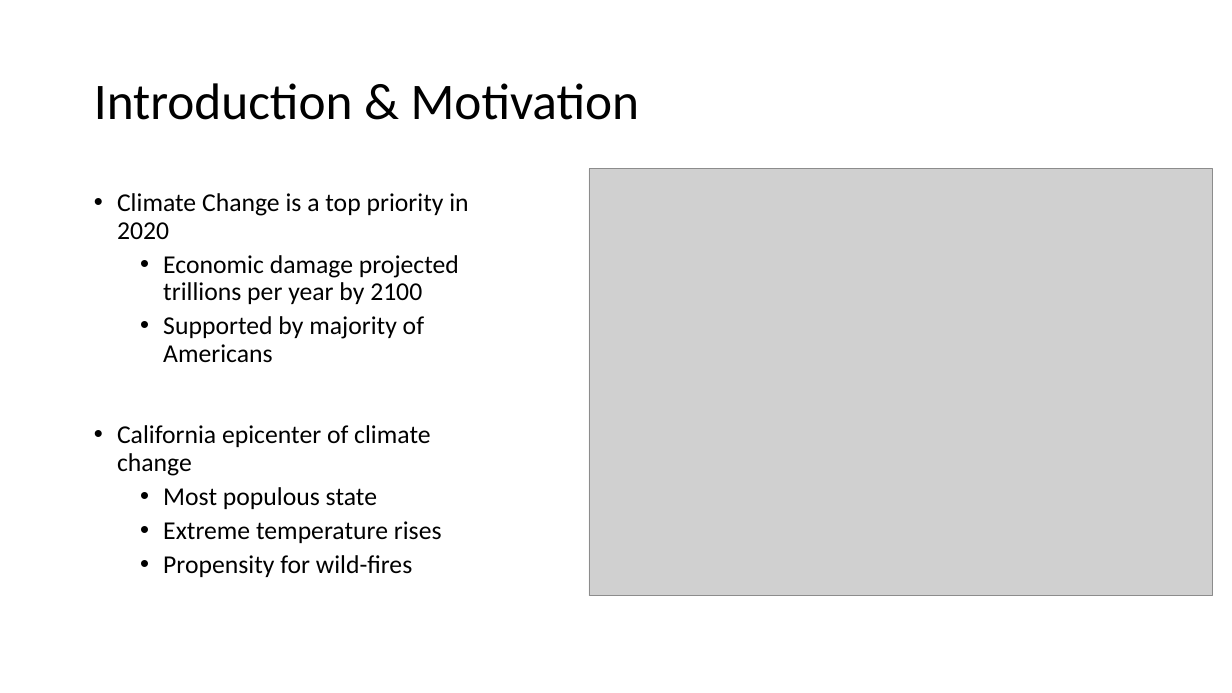
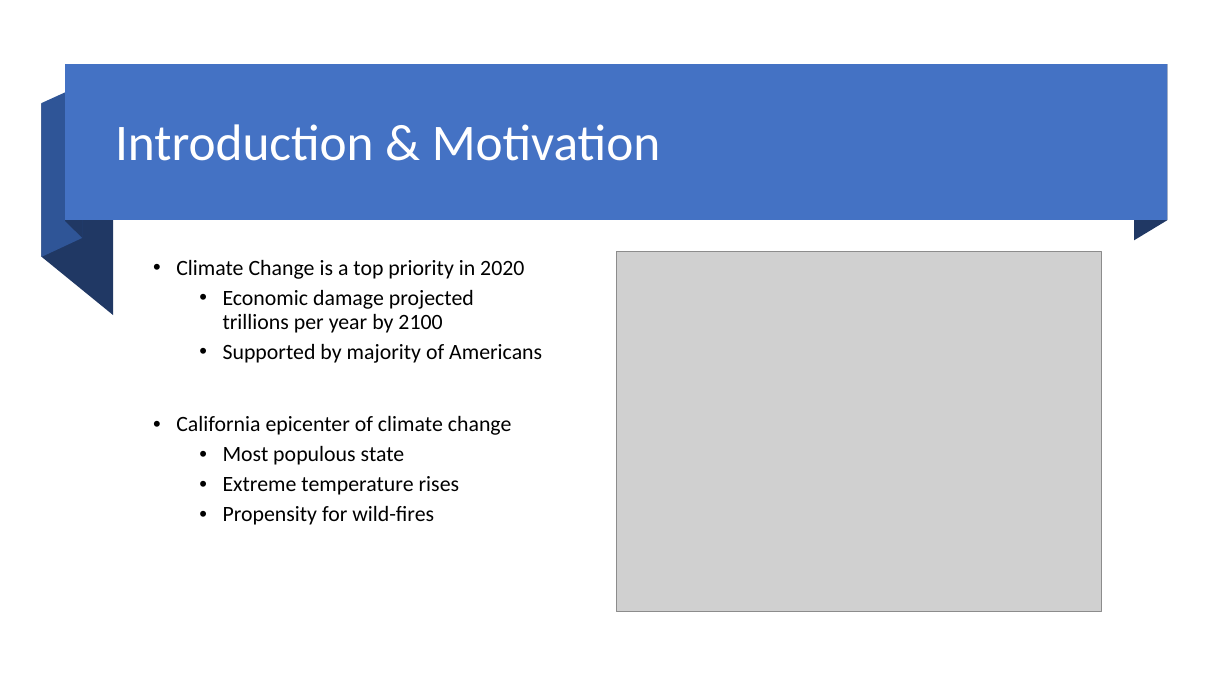
Before and after one commit to djlofland/DS621_F2020_Group3, a slide deck: slide 2 of Final Project/Group_3_FinalProject.pptx. Drawn at 1232x693 pixels with LibreOffice and Linux fonts; fonts in the diff are those of the drawing; grey boxes stand for pictures. Boxes give left, top, right and bottom in pixels: in the first picture for what was removed or moved away, otherwise in the second. Text is boxed around its words. In the diff, an @@ line names an element or a change of style, - is before the commit and + after.

```diff
--- a/Final Project/Group_3_FinalProject.pptx
+++ b/Final Project/Group_3_FinalProject.pptx
@@ group added at box(42, 65, 1167, 315): 4 freeform shapes, 1 rectangle @@
@@ title "Introduction & Motivation": place and size @@
-title "Introduction & Motivation" at box(94, 83, 640, 120)
+title "Introduction & Motivation" at box(115, 124, 661, 161)
@@ title "Introduction & Motivation" at box(115, 124, 661, 161): text colour #000000 to #FFFFFF @@
@@ text "Climate Change is a top ...": place and size @@
-text "Climate Change is a top ..." at box(117, 193, 468, 577)
+text "Climate Change is a top ..." at box(176, 260, 542, 525)
@@ text "Climate Change is a top ..." at box(176, 260, 542, 525): size 20 to 17 pt @@
@@ picture: place and size @@
-picture at box(589, 169, 1213, 596)
+picture at box(616, 252, 1102, 613)
```
Also in this commit, not shown: 3 other slides changed, 2 slides added, 1 other file.
